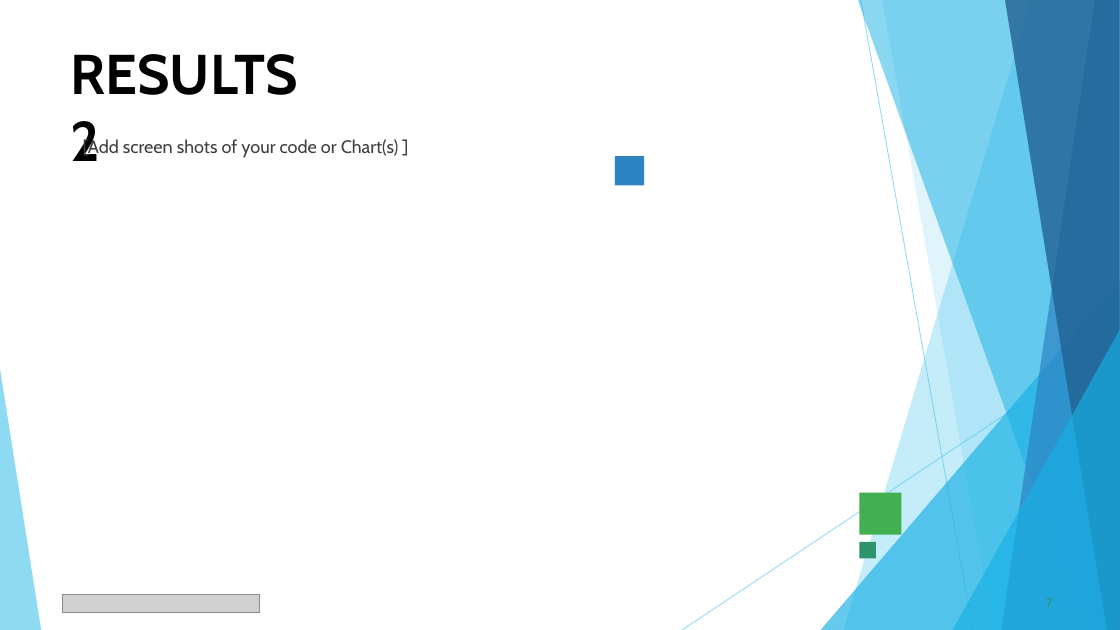
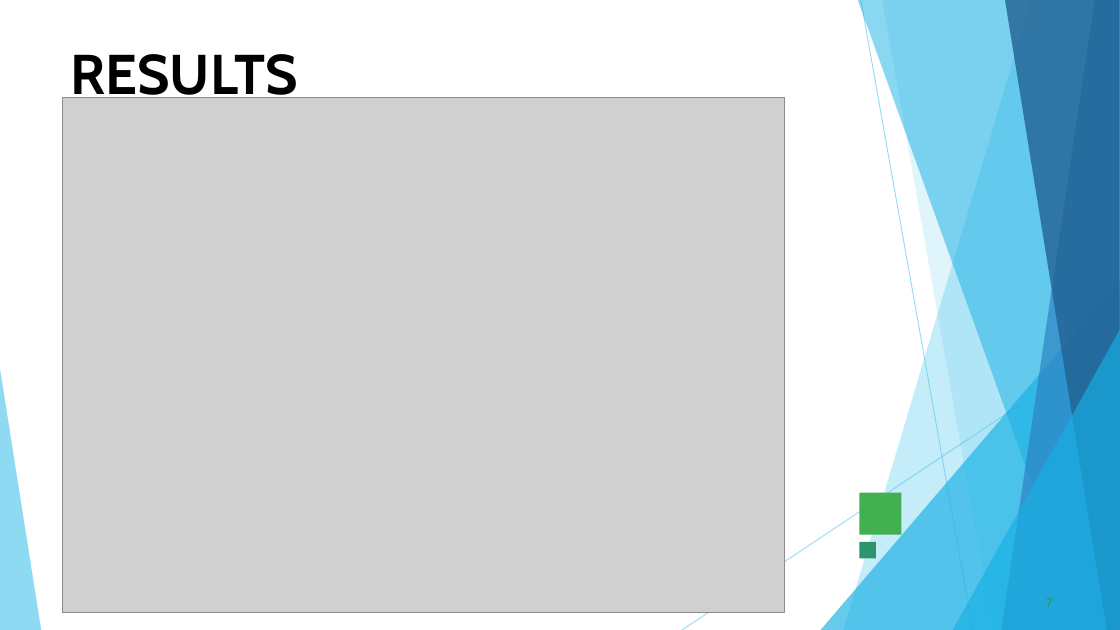
Before and after one commit to Dev-Chitrang/VOIS_AICTE_Oct2025_MajorProject_ChitrangPotdar, a slide deck: slide 7 of Chitrag_Potdar_Netflix Data Analysis Project PPT.pptx. Drawn at 1120x630 pixels with LibreOffice and Linux fonts; fonts in the diff are those of the drawing; grey boxes stand for pictures. Boxes give left, top, right and bottom in pixels: in the first picture for what was removed or moved away, otherwise in the second. Text is boxed around its words. In the diff, an @@ line names an element or a change of style, - is before the commit and + after.

```diff
--- a/Chitrag_Potdar_Netflix Data Analysis Project PPT.pptx
+++ b/Chitrag_Potdar_Netflix Data Analysis Project PPT.pptx
@@ picture added at (62, 97, 785, 613) @@
@@ text removed at (83, 138, 399, 158) @@
-[Add screen shots of your code or Chart(s) ]
@@ rectangle removed at (615, 156, 644, 186) @@
```
Also in this commit, not shown: 11 other slides changed, 6 other files.
